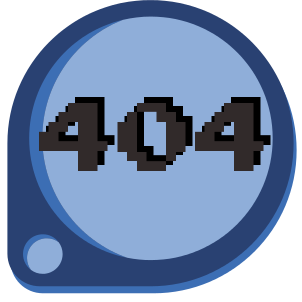
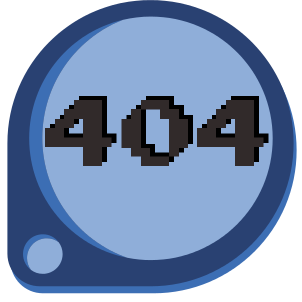
Layer changes from the first 302×302 image to the second:
painted on "404" over [left=39, top=100, right=264, bottom=171]
painted on "404 #1" over [left=46, top=96, right=271, bottom=165]
